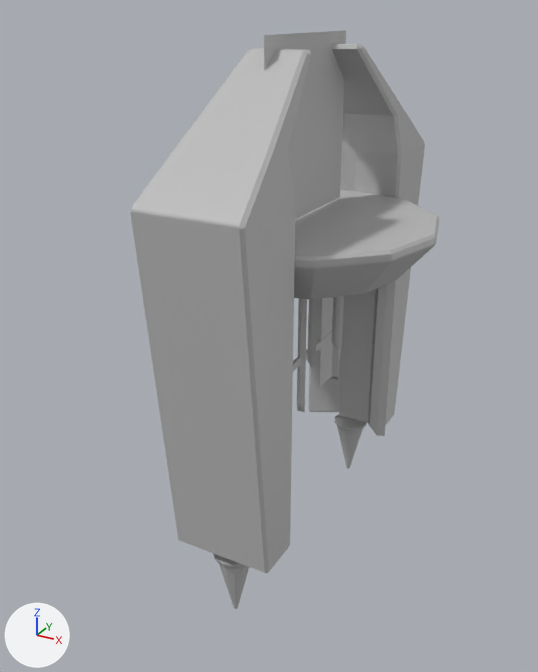
Before and after pictures for a commit that changed the FBX model Assets/_Game/Environments/Assets/Static Meshes/GBE_Proxy/GBE_Proxy/GBE_Spacestation_Model.fbx.
Rendered twice from a 50 mm camera at (1.62, -3.32, 1.5) aimed at (-0.15, -0.11, -0.11). Lighting does not change. The marker at lower left points along +X, +Y and +Z. Where no turn or scale is listed for an object, it has been applied to the vertices.

The scene before the commit, as lines of its bpy script (objects in view):
```python
me_mesh = bpy.data.meshes.new('Mesh')
me_mesh.from_pydata(...)  # 88 vertices, 172 faces; spans x -0.26..0.26, y -0.41..0.39, z -1.16..1.16
me_mesh.materials.append(mat_lambert1)  # grey #bcbcbc
me_mesh_001 = bpy.data.meshes.new('Mesh.001')
me_mesh_001.from_pydata(...)  # 96 vertices, 188 faces; spans x -0.032..0.032, y -0.133..0.133, z -0.444..0.445
me_mesh_001.materials.append(mat_lambert1)  # grey #bcbcbc
me_mesh_012 = bpy.data.meshes.new('Mesh.012')
me_mesh_012.from_pydata(...)  # 88 vertices, 172 faces; spans x -0.26..0.26, y -0.39..0.41, z -1.16..1.16
me_mesh_012.materials.append(mat_lambert1)  # grey #bcbcbc
me_mesh_014 = bpy.data.meshes.new('Mesh.014')
me_mesh_014.from_pydata(...)  # 304 vertices, 604 faces; spans x -0.111..0.111, y -0.111..0.111, z -0.372..0.004
me_mesh_014.materials.append(mat_lambert1)  # grey #bcbcbc
me_mesh_015 = bpy.data.meshes.new('Mesh.015')
me_mesh_015.from_pydata(...)  # 304 vertices, 604 faces; spans x -0.111..0.111, y -0.111..0.111, z -0.372..0.004
me_mesh_015.materials.append(mat_lambert1)  # grey #bcbcbc
ob_pcube2 = bpy.data.objects.new('pCube2', me_mesh_001)
ob_pcube2.location = (0.001, 0.359, -0.149)
ob_pcylinder2 = bpy.data.objects.new('pCylinder2', me_mesh_014)
ob_pcylinder2.location = (0.0, 0.75, -1.025)
ob_pcylinder3 = bpy.data.objects.new('pCylinder3', me_mesh_015)
ob_pcylinder3.location = (0.0, -0.747, -1.025)
ob_pplane1 = bpy.data.objects.new('pPlane1', me_mesh)
ob_pplane1.location = (0.0, -0.647, 0.181)
ob_pplane2 = bpy.data.objects.new('pPlane2', me_mesh_012)
ob_pplane2.location = (0.0, 0.647, 0.181)
# also in view: 'pCube3' at (0.0, -0.01, -0.13); 'pCylinder1' at (0.0, -0.01, 0.41); 'pCube15' at (0.37, -0.01, -0.15); 'pPlane3' at (0.0, 0.0, 0.97)
```
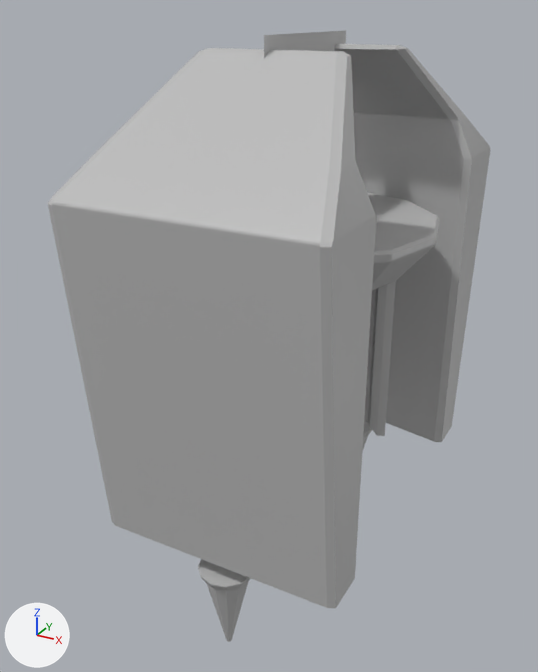
Patch to the scene script:
```diff
--- a/Assets/_Game/Environments/Assets/Static Meshes/GBE_Proxy/GBE_Proxy/GBE_Spacestation_Model.fbx.py
+++ b/Assets/_Game/Environments/Assets/Static Meshes/GBE_Proxy/GBE_Proxy/GBE_Spacestation_Model.fbx.py
@@ me_mesh_012 @@
 me_mesh_012.from_pydata(...)  # 88 vertices, 172 faces; spans x -0.26..0.26, y -0.39..0.41, z -1.16..1.16
 # used by ob_pplane2; location = (0.0, 0.647, 0.181)
+# me_mesh_012 part 2: the whole mesh is scaled about its middle by (2.43, 1, 1)
 me_mesh_012.materials.append(mat_lambert1)
@@ me_mesh @@
 me_mesh.from_pydata(...)  # 88 vertices, 172 faces; spans x -0.26..0.26, y -0.41..0.39, z -1.16..1.16
 # used by ob_pplane1; location = (0.0, -0.647, 0.181)
+# me_mesh part 1: the whole mesh is scaled about its middle by (2.43, 1, 1)
 me_mesh.materials.append(mat_lambert1)
@@ me_mesh_015 @@
 me_mesh_015.from_pydata(...)  # 304 vertices, 604 faces; spans x -0.111..0.111, y -0.111..0.111, z -0.372..0.004
 # used by ob_pcylinder3; location = (0.0, -0.747, -1.025)
+# me_mesh_015 part 3: the whole mesh is scaled about the mesh origin by 1.31
 me_mesh_015.materials.append(mat_lambert1)
@@ ob_pplane2 @@
 ob_pplane2 = bpy.data.objects.new('pPlane2', me_mesh_012)
-ob_pplane2.location = (0.0, 0.647, 0.181)
+ob_pplane2.location = (0.0, 0.679, 0.181)
@@ ob_pplane1 @@
 ob_pplane1 = bpy.data.objects.new('pPlane1', me_mesh)
-ob_pplane1.location = (0.0, -0.647, 0.181)
+ob_pplane1.location = (0.0, -0.711, 0.181)
@@ ob_pcylinder2 @@
 ob_pcylinder2 = bpy.data.objects.new('pCylinder2', me_mesh_014)
-ob_pcylinder2.location = (0.0, 0.75, -1.025)
+ob_pcylinder2.location = (0.0, 0.785, -1.07)
@@ ob_pcylinder3 @@
 ob_pcylinder3 = bpy.data.objects.new('pCylinder3', me_mesh_015)
-ob_pcylinder3.location = (0.0, -0.747, -1.025)
+ob_pcylinder3.location = (0.0, -0.819, -1.07)
```

Boxes (x1, y1, x2, y2) around the edits, measured in the pictures (538 x 672 px):
'pPlane1', mesh rescaled, moved (81% wider, 7% taller): before (130, 48, 311, 573); after (48, 48, 376, 608)
'pPlane2', mesh rescaled, moved: before (308, 44, 425, 426); after (334, 44, 491, 442)
'pCylinder3', mesh rescaled, moved: before (213, 553, 249, 609); after (198, 559, 251, 642)
'pCylinder2', moved: before (334, 414, 367, 469); after (362, 422, 372, 452)
'pCylinder1', unchanged, covered by the edit: before (294, 190, 439, 299); after (368, 193, 439, 290)
'pPlane3', unchanged, covered by the edit: before (264, 30, 346, 220); after (264, 30, 346, 58)
